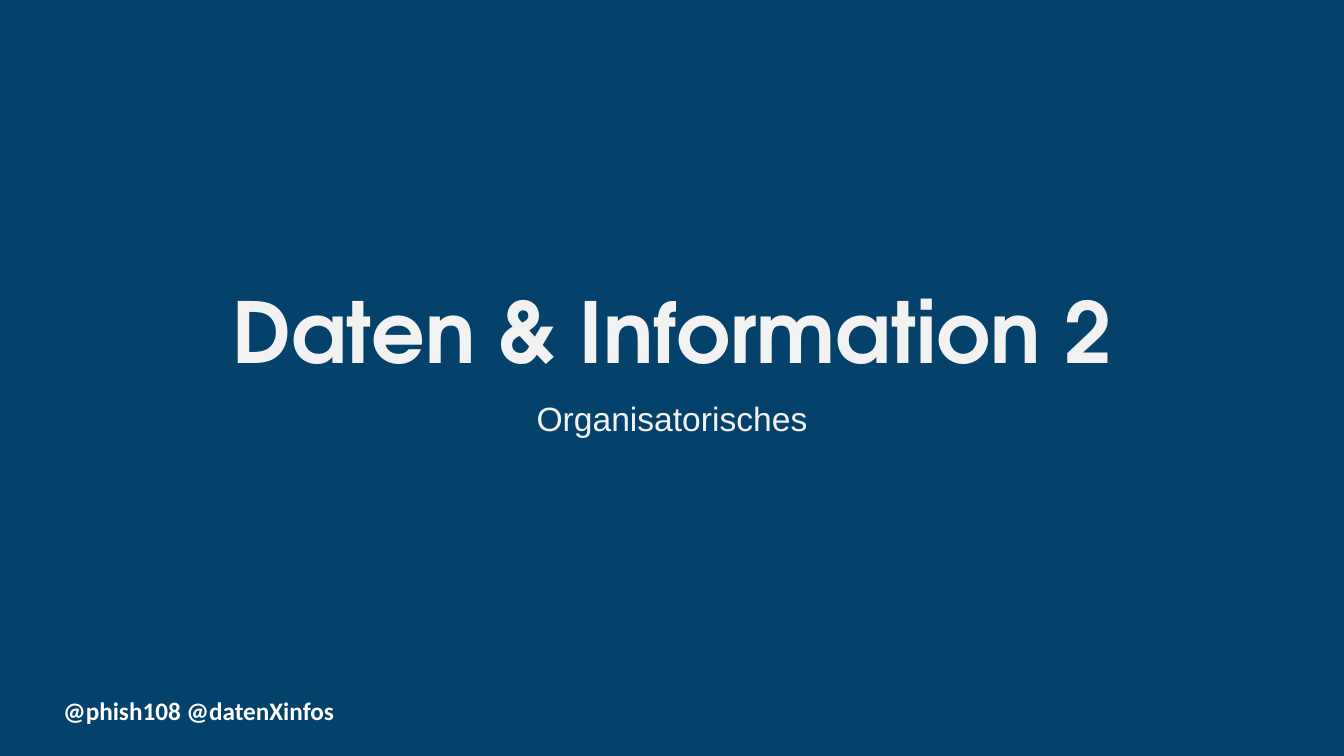
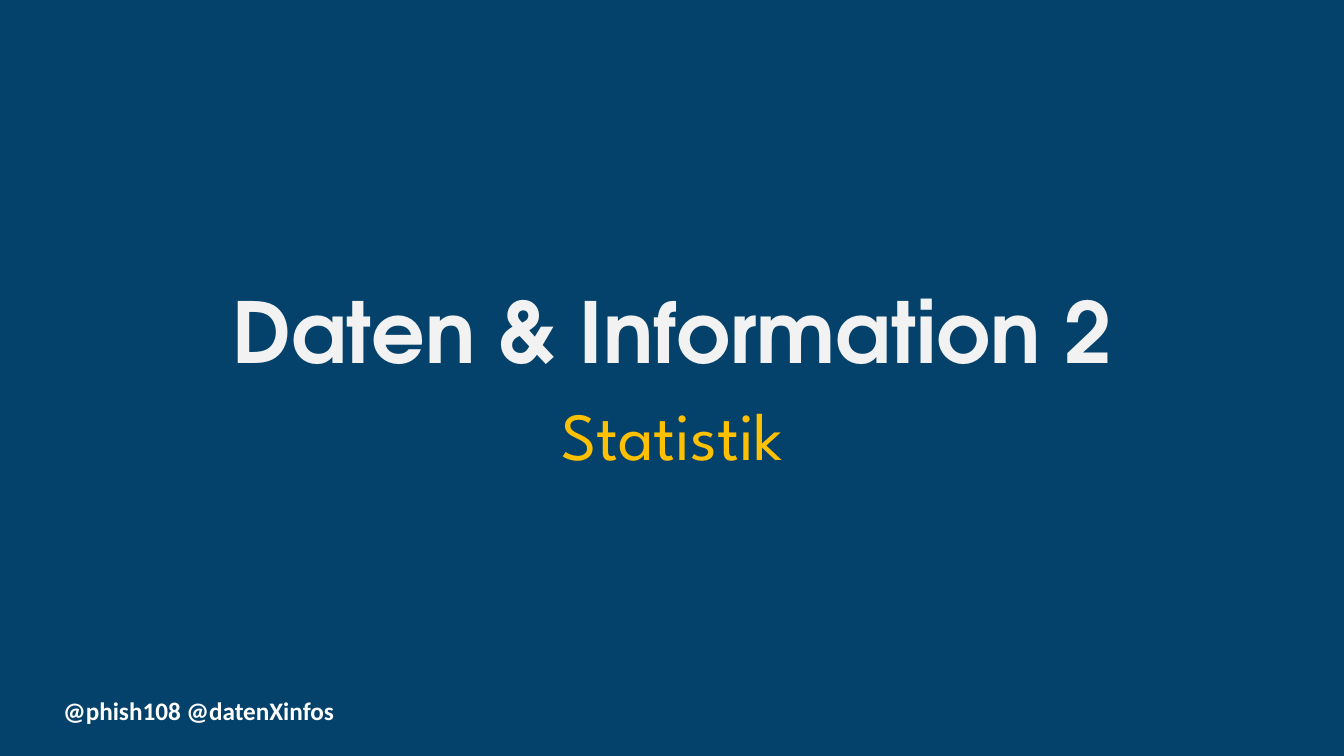
Before and after one commit to dxiai/statistik, a slide deck: slide 1 of __kurs_info/organisatorisches.pptx. Drawn at 1344x756 pixels with LibreOffice and Linux fonts; fonts in the diff are those of the drawing; background and template pictures are left out. Boxes give left, top, right and bottom in pixels: in the first picture for what was removed or moved away, otherwise in the second. Text is boxed around its words. In the diff, an @@ line names an element or a change of style, - is before the commit and + after.

```diff
--- a/__kurs_info/organisatorisches.pptx
+++ b/__kurs_info/organisatorisches.pptx
@@ subtitle at (x1=561, y1=413, x2=783, y2=461): text changed; size 24 to 48 pt; font Arial to League Spartan; text colour #F2F2F2 to #FFC000 @@
-Organisatorisches
+Statistik
```
Also in this commit, not shown: 1 other slide changed, 3 slides added, 5 slides removed, 8 other files.
